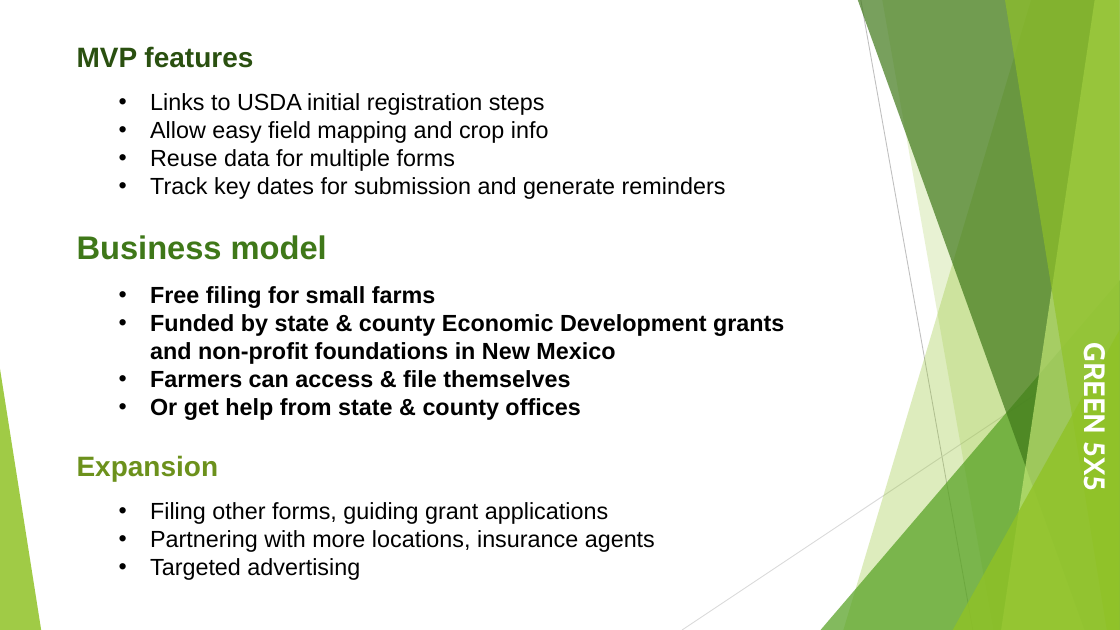
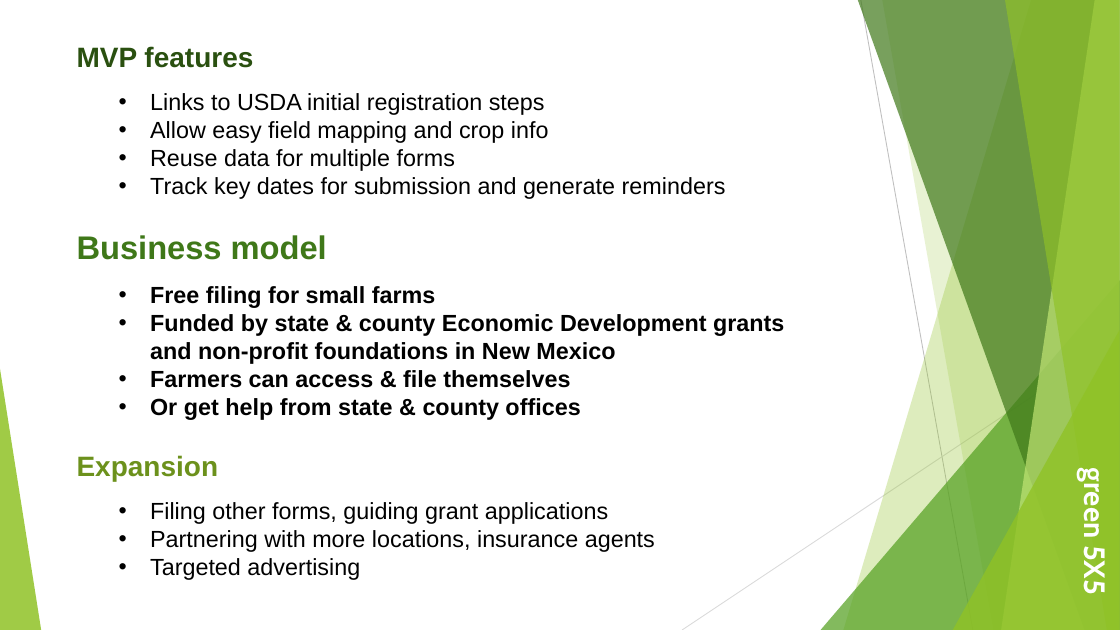
Before and after one commit to RBrucePitt/2026AGHACKATHON, a slide deck: slide 6 of Presentation/Green5x5.pptx (slide 7 before the commit). Drawn at 1120x630 pixels with LibreOffice and Linux fonts; fonts in the diff are those of the drawing. Boxes give left, top, right and bottom in pixels: in the first picture for what was removed or moved away, otherwise in the second. Text is boxed around its words. In the diff, an @@ line names an element or a change of style, - is before the commit and + after.

```diff
--- a/Presentation/Green5x5.pptx
+++ b/Presentation/Green5x5.pptx
@@ title at box(1077, 474, 1113, 594): text changed @@
-GREEN 5X5
+green 5X5
```
Also in this commit, not shown: 4 other slides changed, 1 slide removed.
